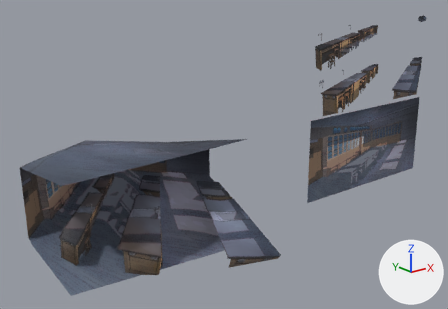
What one commit did to the FBX model src/Clue/Assets/Art/Background/bg_science.FBX.
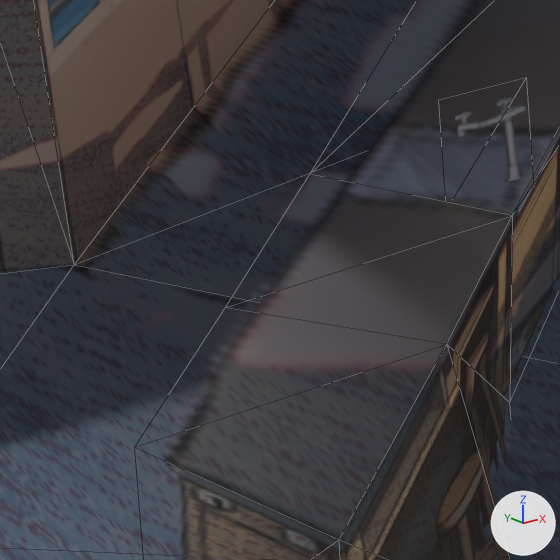
The first picture shows the older version from a 50 mm lens placed at (-14.2, -18.1, 13.2), pointed at (5.8, 6.9, 3.1). The close-ups show both versions on the part from 10% to 21% of the width and 63% to 80% of the height of that picture; other places that the commit changed are outside them. Arrows for +X, +Y and +Z are at lower right; the lights stay in place. The close-ups show mesh edges as thin lines. Where no turn or scale is listed for an object, it has been applied to the vertices.

The first close-up shows 'bg'.
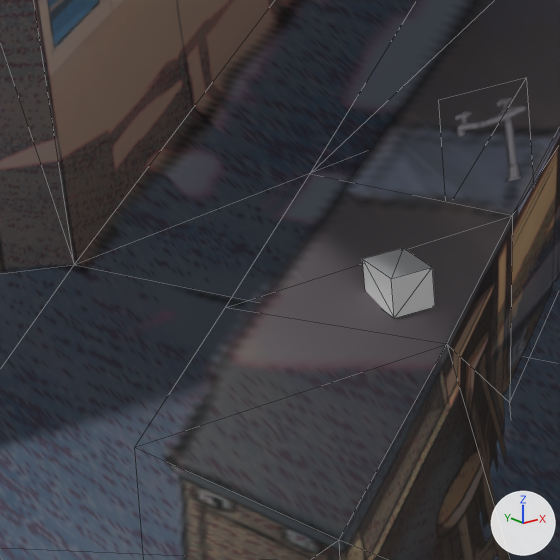
Changed parts and their boxes (x1, y1, x2, y2) in the close-ups (560 x 560 px):
'item_02', added: after (363, 248, 435, 318)

What changed in the scene script:
```text
Add me_mesh_004:
    me_mesh_004.from_pydata(...)  # a box spanning x -0.114..0.075, y -0.272..0.0, z -0.091..0.091
Add ob_item_02:
    ob_item_02 = bpy.data.objects.new('item_02', me_mesh_004)
    ob_item_02.location = (-3.032, 6.334, 1.911)
```
